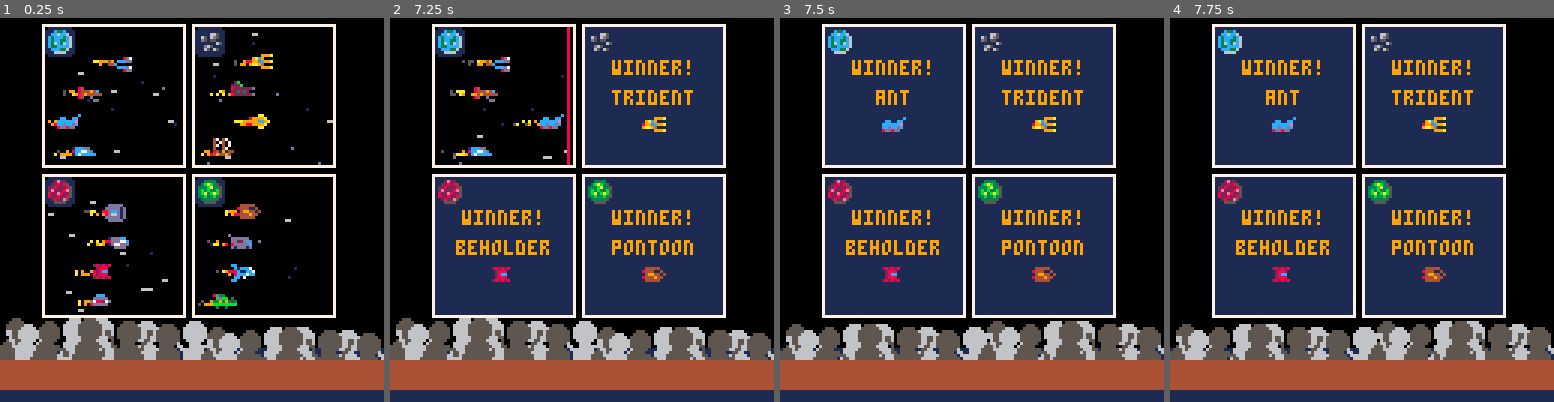
Above: before the commit, frames 1-4 (left to right).
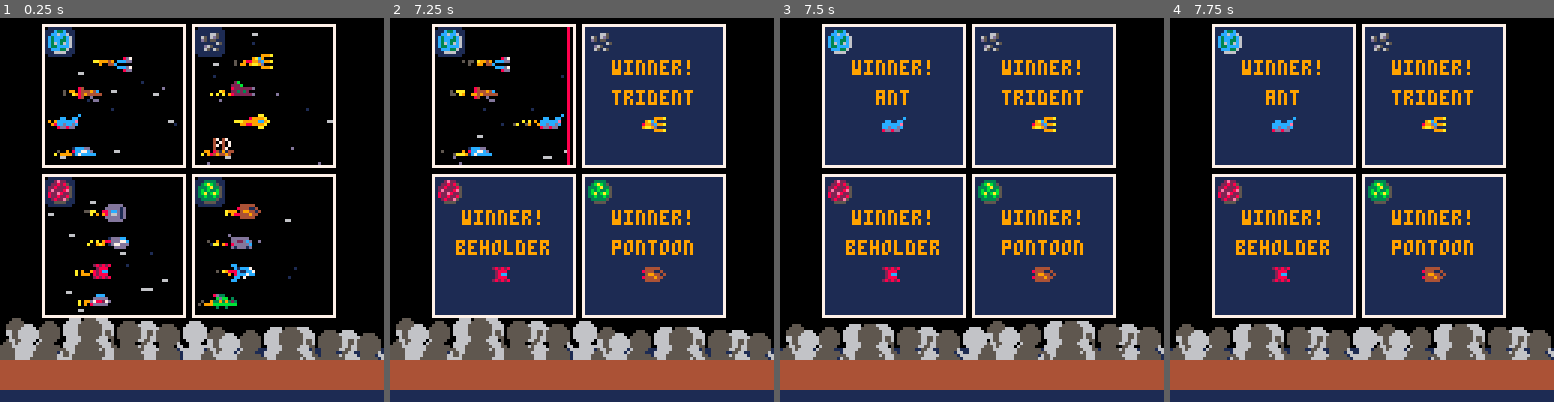
Above: after the commit, the same moments.

Repository: suspicious-smoke/club-bets-pico8
Game: PICO-8 cartridge club-bets.p8
Two runs of this game, one before a commit and one after it. Both use one fixed random seed, a clock stepped at 60 frames per second and the inputs below.
Inputs:
- Up to frame 1 (0.25 s): no input
- Up to frame 2 (7.25 s): tap X (X key) at 0.33, 1.07, 1.85, 2.97, 4.08, 5.2, 6.32 s; tap O (Z key) at 0.7, 1.7, 2.1, 2.5, 2.9, 3.3, 3.7, 4.1, 4.5, 4.9, 5.3, 5.7, 6.1, 6.5, 6.9 s; hold Right 1.6-2.1 s; hold Up 2.15-2.42 s; hold Right 2.47-3.03 s; hold Left 3.08-3.58 s; hold Down 3.63-3.97 s; hold Right 4.02-4.68 s; hold Up 4.73-5.03 s; hold Left 5.08-5.68 s; hold Down 5.73-6.03 s; hold Right 6.08-6.58 s; hold Right 6.63-7.13 s; hold Up from 7.18 s (still down)
- Up to frame 3 (7.5 s): tap O (Z key) at 7.3 s; tap X (X key) at 7.43 s; release Up at 7.45 s
- Up to frame 4 (7.75 s): hold Right from 7.5 s (still down); tap O (Z key) at 7.7 s

Frames 1-3 are identical in both runs. In frame 4, 0.9% of the frame differs, in the area x 51-100%, y 78-90%.

Commit message:
small change

Diff:
--- a/club-bets.p8
+++ b/club-bets.p8
@@ -872,6 +872,7 @@
 	if not (race_over[1] and race_over[2] and race_over[3] and race_over[4]) then
 		sn=1.5*sin(time())--crowd sin wave
 	else
+		sn=0
 		music(-1)
 	end
 	r_tmr+=1
